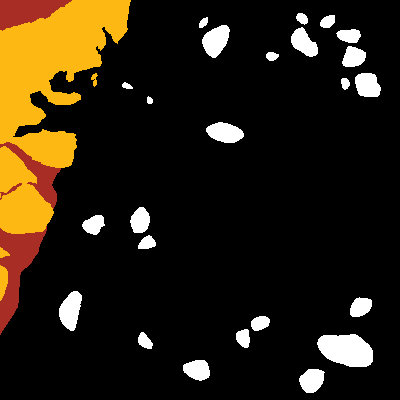
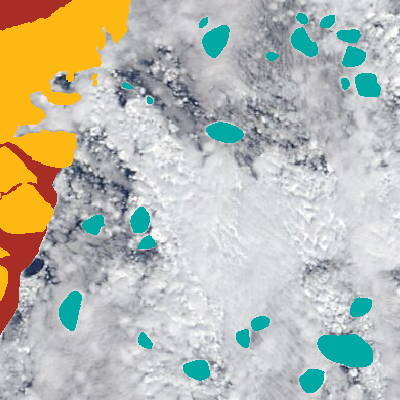
Before/after of a w=400, h=400 layered artwork. What changed in the layer stack:
hid "ice floes" (1st of 2), moved it above "landmask" over <box>0,0,400,400</box>
